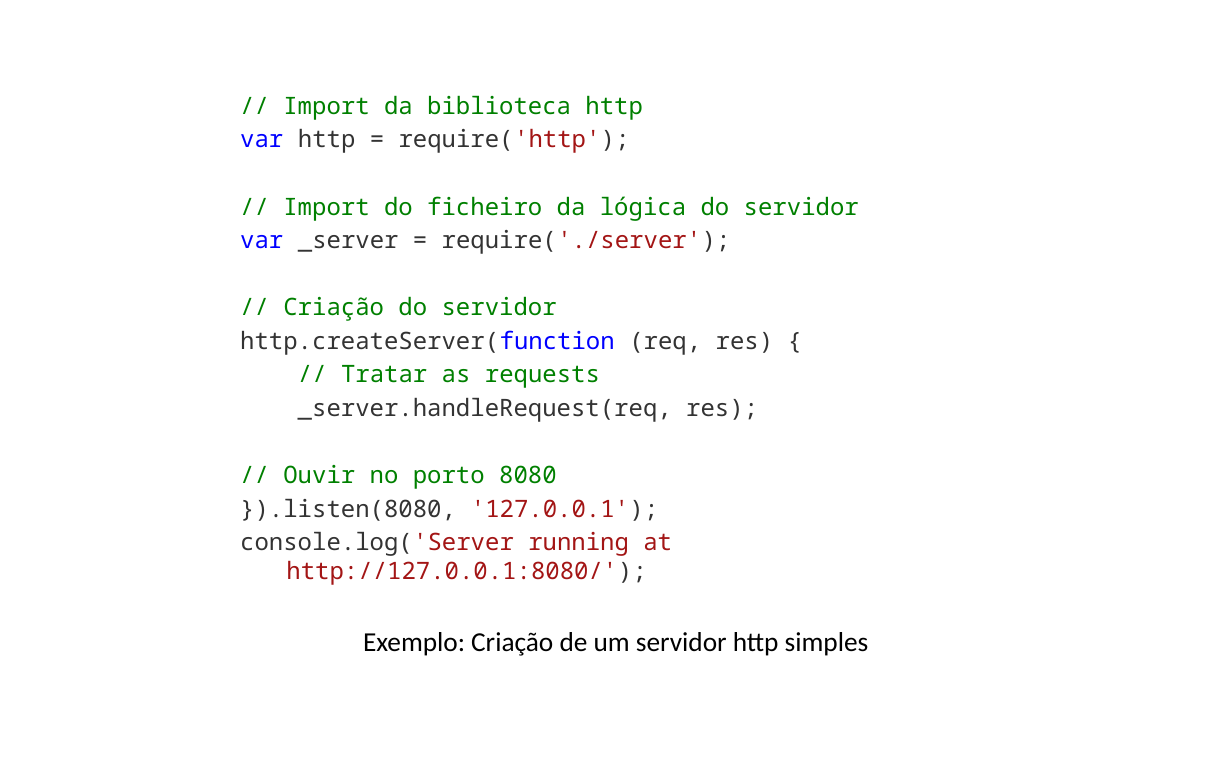
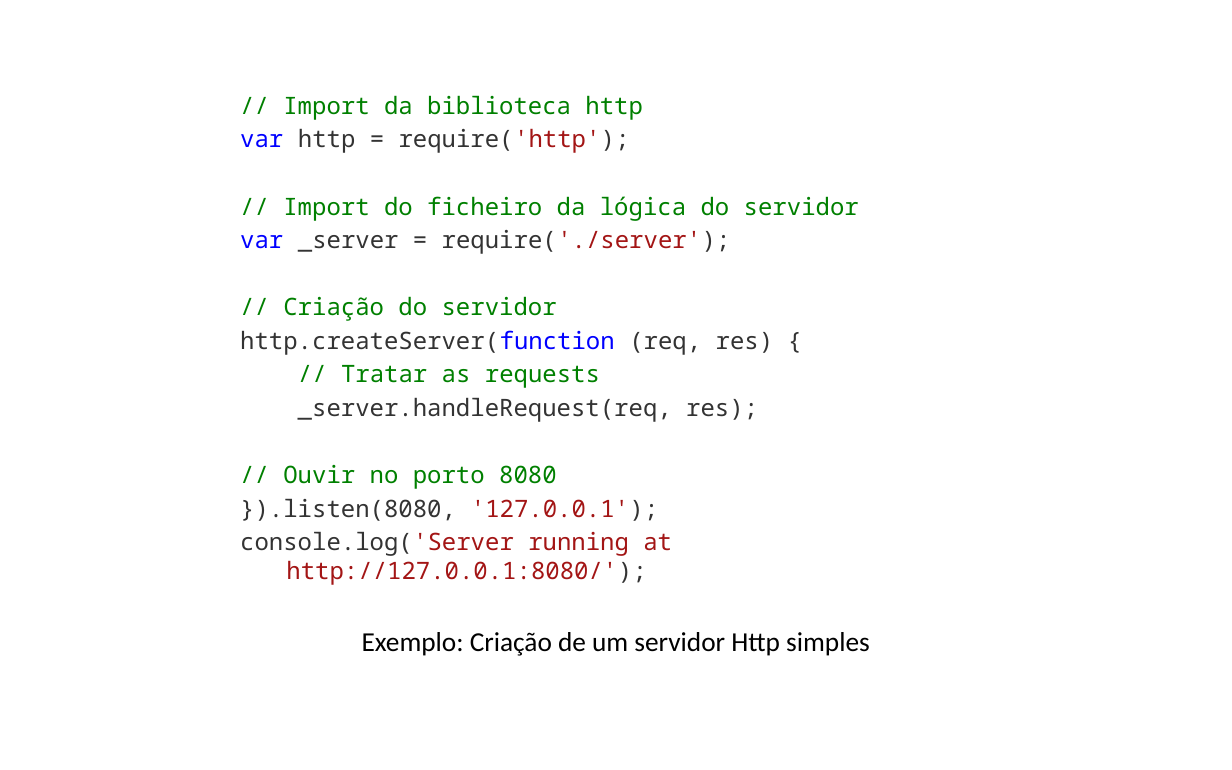
Before and after one commit to iptomar/letrinhas_si, a slide deck: slide 15 of Apresentacoes/v01.pptx (slide 13 before the commit). Drawn at 1232x770 pixels with LibreOffice and Linux fonts; fonts in the diff are those of the drawing; background and template pictures are left out. Boxes give left, top, right and bottom in pixels: in the first picture for what was removed or moved away, otherwise in the second. Text is boxed around its words. In the diff, an @@ line names an element or a change of style, - is before the commit and + after.

```diff
--- a/Apresentacoes/v01.pptx
+++ b/Apresentacoes/v01.pptx
@@ text at [362, 632, 870, 656]: text changed @@
-Exemplo: Criação de um servidor http simples
+Exemplo: Criação de um servidor Http simples
```
Also in this commit, not shown: 5 other slides changed, 8 slides added.
